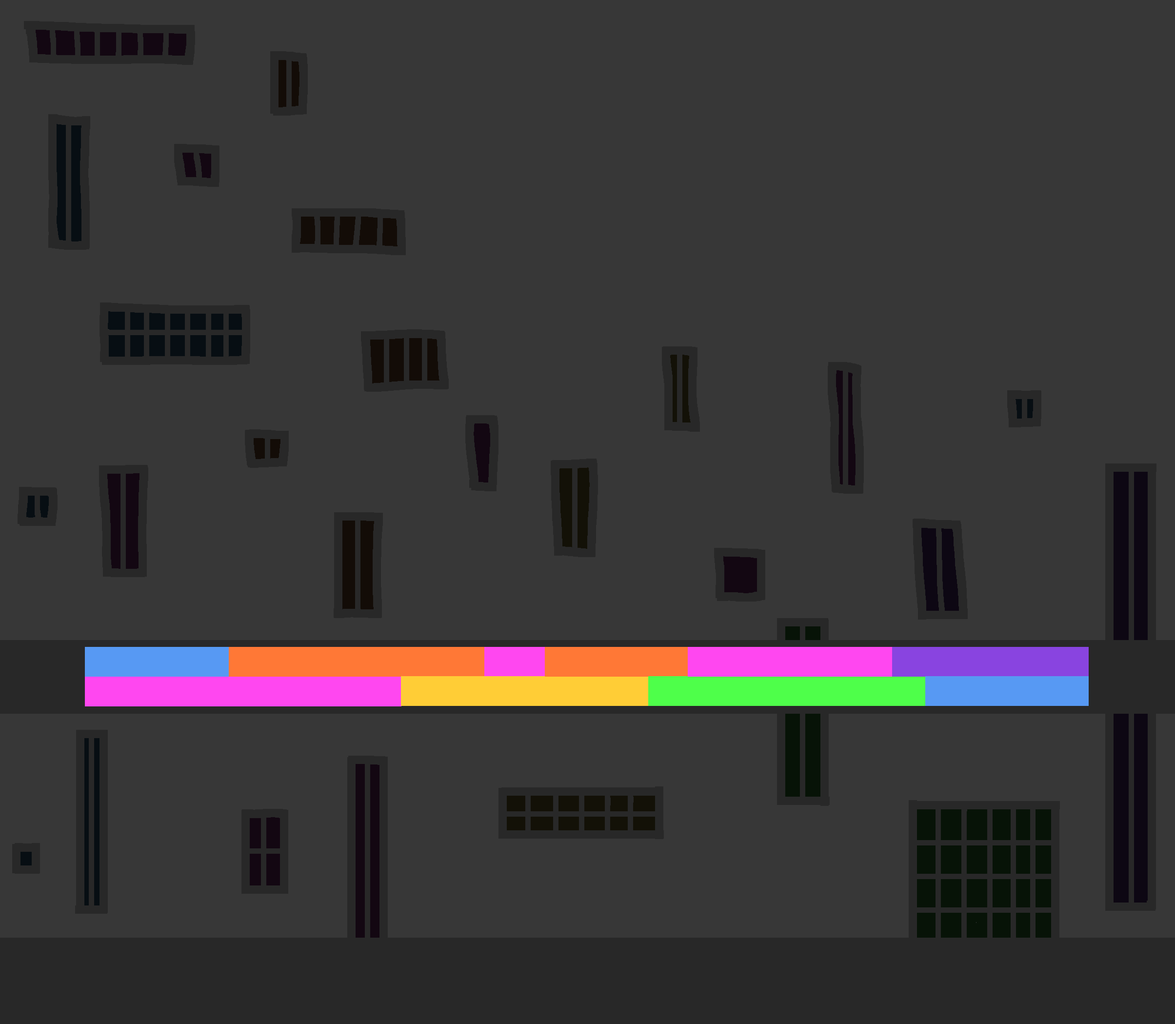
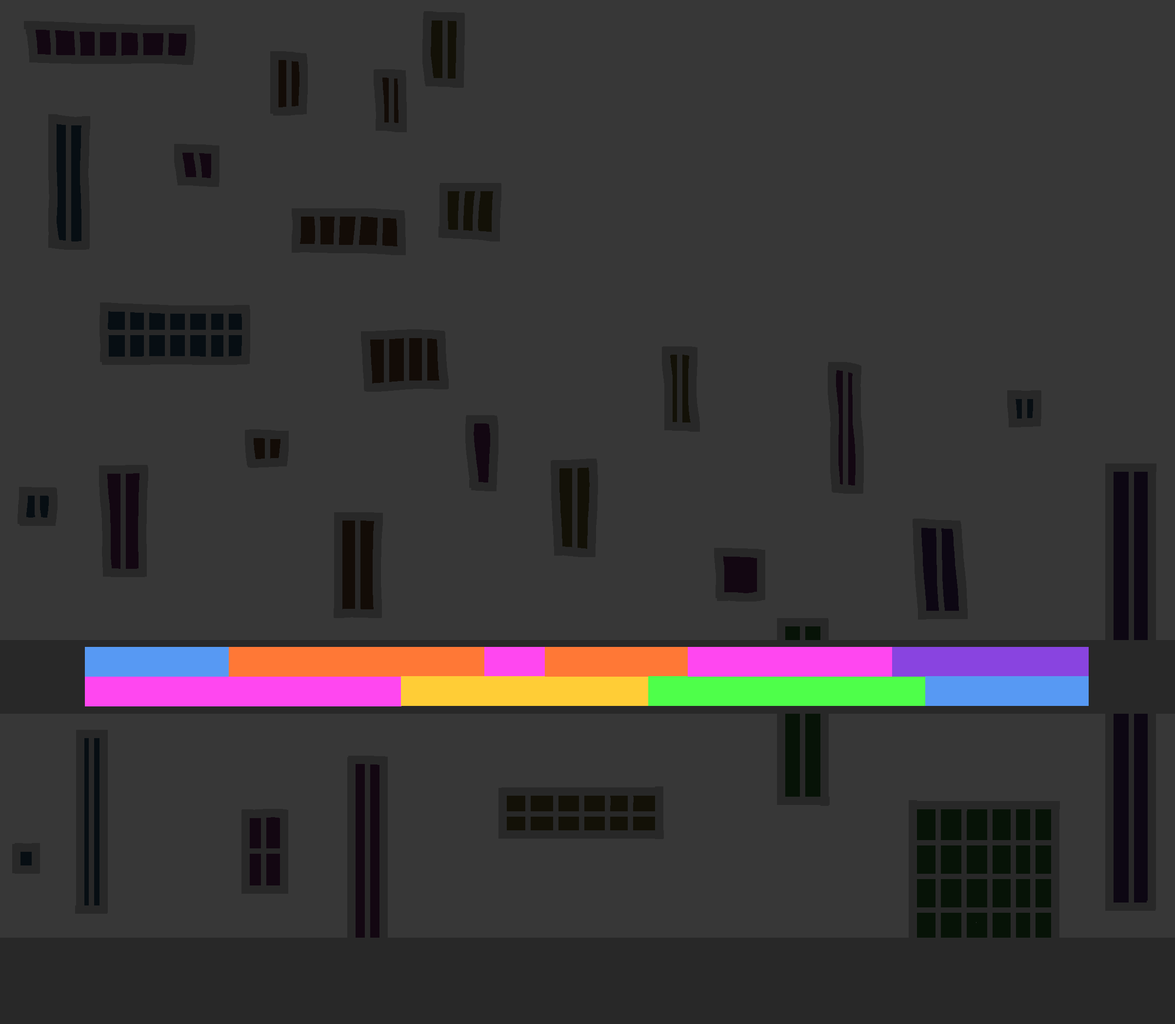
Before/after of a 1175×1024 layered artwork. What changed in the layer stack:
painted on "windows" over [373, 11, 502, 242]
painted on "window lights" over [380, 17, 497, 236]
